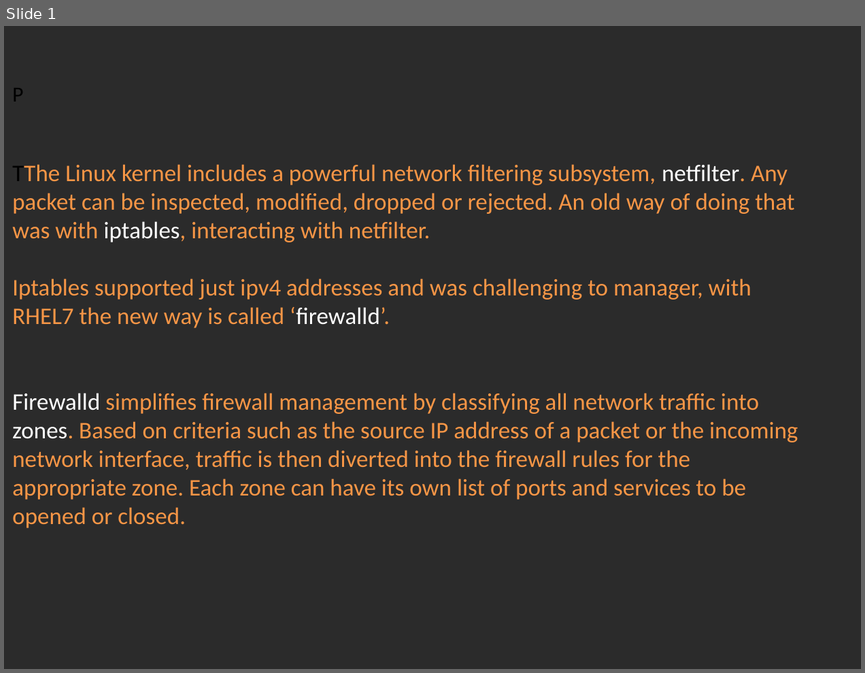
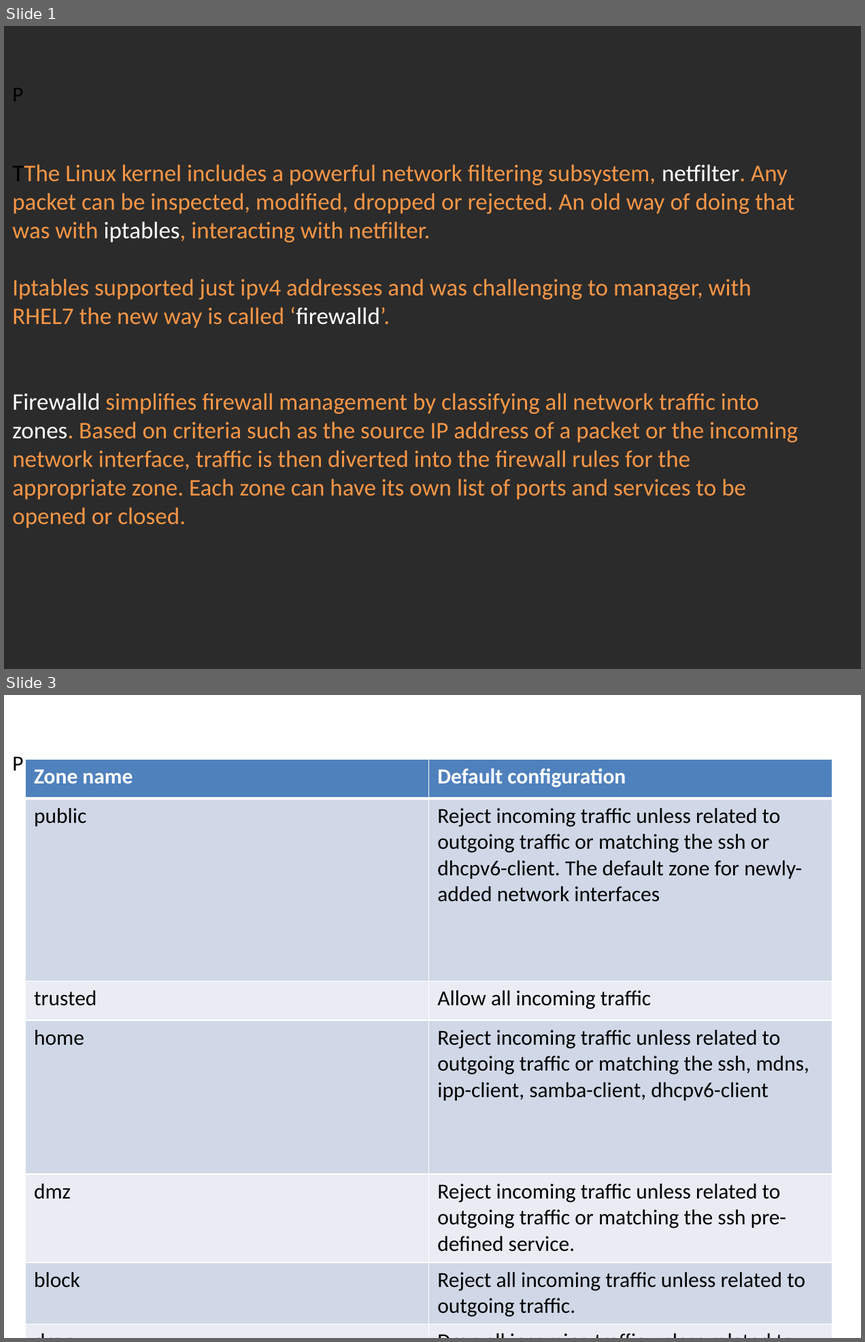
Before and after one commit to Academy-Soft-Intellect/Linux-Course, a slide deck: 13.Firewall/13-Firewalld.pptx. Shown one above the other, each under a label of ours: slide 1 before the commit, slides 1 and 3 after it; the slides between them are not shown. The pictures are 865x673 and 865x1342 pixels, drawn with LibreOffice and Linux fonts; fonts in the diff are those of the drawing; background and template pictures are left out; a plain dark background stands for a picture behind light text. Boxes give left, top, right and bottom in pixels: in the first picture for what was removed or moved away, otherwise in the second. Text is boxed around its words. In the diff, an @@ line names an element or a change of style, - is before the commit and + after.

```diff
--- a/13.Firewall/13-Firewalld.pptx
+++ b/13.Firewall/13-Firewalld.pptx
@@ slide 3 added at bbox=[4, 695, 861, 1338], background picture (left out) @@
@@ text added at bbox=[12, 756, 23, 770], 18 pt, text #000000 @@
+P
@@ table added at bbox=[26, 759, 832, 1338], 7 rows, 2 columns @@
+Zone name | Default configuration
+public | Reject incoming traffic unless related to outgoing traffic or matching the ssh or dhcpv6-client. The default zone for newly-added network interfaces
+trusted | Allow all incoming traffic
+home | Reject incoming traffic unless related to outgoing traffic or matching the ssh, mdns, ipp-client, samba-client, dhcpv6-client
+dmz | Reject incoming traffic unless related to outgoing traffic or matching the ssh pre-defined service.
+block | Reject all incoming traffic unless related to outgoing traffic.
+drop | Drop all incoming traffic unless related to outgoing traffic ( do not even respond with ICMP errors).
```
Also in this commit, not shown: 1 slide changed, 2 other slides added.
